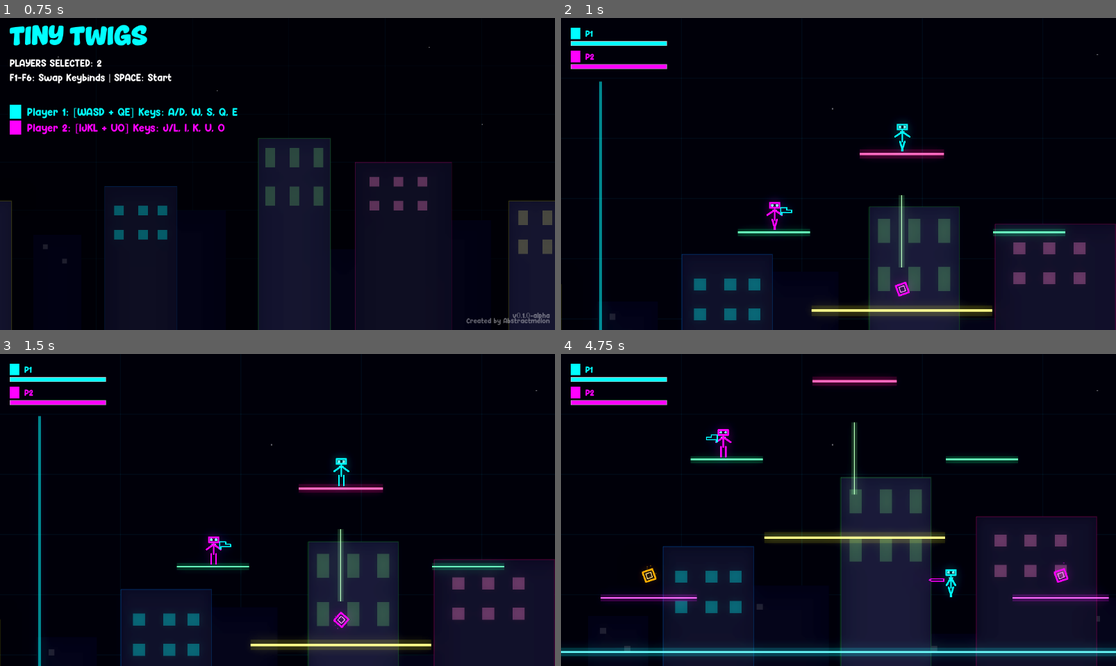
Above: before the commit, frames 1-4 (two rows, left to right).
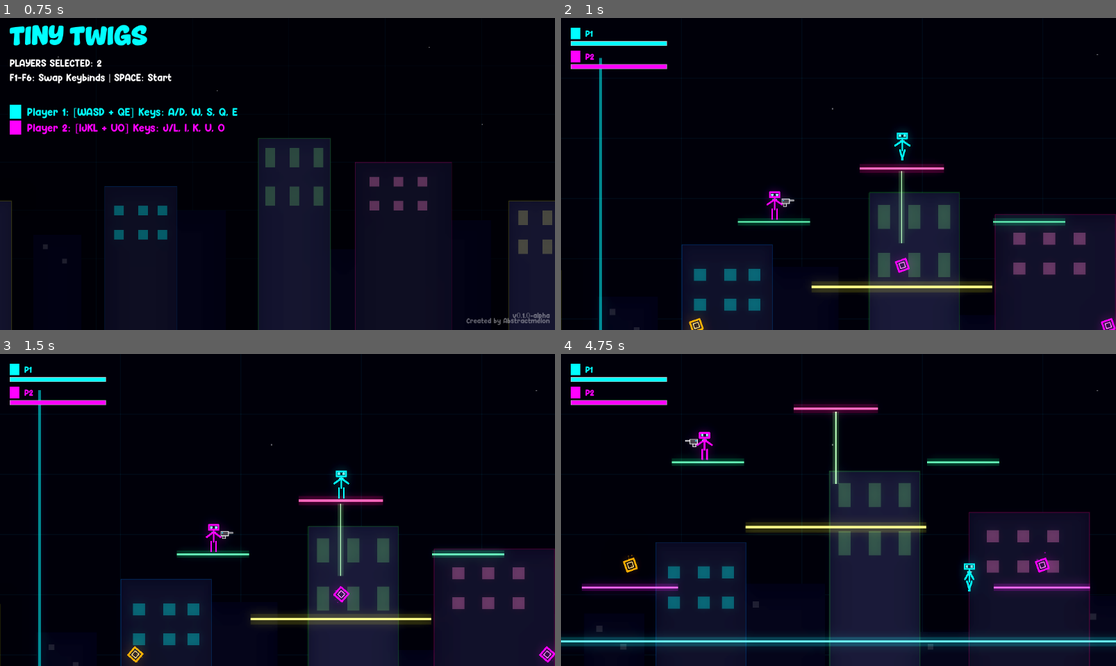
Above: after the commit, the same moments.

Repository: AbstractMelon/tiny-twigs
Game: Godot game, scene res://scenes/menu/menu.tscn
The game is run twice, just before and just after one commit, with the same random seed, the same clock (stepped at 60 frames per second) and the same inputs.
Inputs:
- Up to frame 1 (0.75 s): tap Enter at 0.5 s; hold D from 0.53 s (still down); tap 2 at 0.6 s
- Up to frame 2 (1 s): keep holding D; tap Space at 0.77 s
- Up to frame 3 (1.5 s): keep holding D; tap 6 at 1.35 s
- Up to frame 4 (4.75 s): tap Space at 1.52, 3.02, 3.77, 4.52 s; release D at 2.03 s; hold A 2.03-2.78 s; tap 0 at 2.1 s; hold D 2.78-4.28 s; tap Q at 2.85 s; tap E at 3.6 s; hold A from 4.28 s (still down); tap J at 4.35 s

Frame 1 is identical in both runs. In frame 2, 9.4% of the frame differs, in the area x 0-100%, y 12-100%; in frame 3, 9.7%; in frame 4, 20%, in the area x 0-100%, y 7-100%.

Commit message:
Remake weapons as SVG's, fix flamethrowers, and add Projectile Knockback and Projectile Lifetime

Diff:
--- /dev/null
+++ b/assets/burst_rifle.svg
@@ -0,0 +1,8 @@
+<svg width="70" height="30" viewBox="0 0 70 30" xmlns="http://www.w3.org/2000/svg">
+  <!-- Burst Rifle Design -->
+  <path d="M5 8h45v14h-45z" fill="#333" stroke="white" stroke-width="2"/>
+  <path d="M12 22h10v10h-10z" fill="#222" stroke="white" stroke-width="2"/>
+  <rect x="50" y="10" width="15" height="4" fill="#555" stroke="white" stroke-width="1.5"/>
+  <rect x="50" y="15" width="15" height="4" fill="#555" stroke="white" stroke-width="1.5"/>
+  <path d="M25 8h10v14h-10z" fill="#444" stroke="white" stroke-width="1"/>
+</svg>
--- /dev/null
+++ b/assets/flamethrower.svg
@@ -0,0 +1,8 @@
+<svg width="70" height="40" viewBox="0 0 70 40" xmlns="http://www.w3.org/2000/svg">
+  <!-- Flamethrower Design -->
+  <path d="M10 10h40v12h-40z" fill="#555" stroke="white" stroke-width="2"/>
+  <path d="M15 22h12v15h-12z" fill="#333" stroke="white" stroke-width="2"/>
+  <circle cx="35" cy="30" r="10" fill="#222" stroke="white" stroke-width="2"/>
+  <rect x="50" y="12" width="15" height="8" fill="#444" stroke="white" stroke-width="1.5"/>
+  <path d="M35 25l5 5h-10z" fill="orange"/>
+</svg>
--- /dev/null
+++ b/assets/laser.svg
@@ -0,0 +1,7 @@
+<svg width="70" height="30" viewBox="0 0 70 30" xmlns="http://www.w3.org/2000/svg">
+  <!-- Laser Design -->
+  <path d="M5 10h40v10h-40z" fill="#222" stroke="white" stroke-width="2"/>
+  <path d="M10 20h10v8h-10z" fill="#111" stroke="white" stroke-width="2"/>
+  <rect x="45" y="12" width="20" height="6" rx="3" fill="#333" stroke="magenta" stroke-width="2"/>
+  <path d="M25 10v10" stroke="magenta" stroke-width="3" opacity="0.6"/>
+</svg>
--- /dev/null
+++ b/assets/pistol.svg
@@ -0,0 +1,7 @@
+<svg width="60" height="30" viewBox="0 0 60 30" xmlns="http://www.w3.org/2000/svg">
+  <!-- Pistol Design -->
+  <path d="M10 5h25v15h-25z" fill="#333" stroke="white" stroke-width="2"/>
+  <path d="M15 20h10v10h-10z" fill="#222" stroke="white" stroke-width="2"/>
+  <rect x="35" y="8" width="15" height="4" fill="#555" stroke="white" stroke-width="1"/>
+  <circle cx="15" cy="10" r="2" fill="cyan"/>
+</svg>
--- /dev/null
+++ b/assets/railgun.svg
@@ -0,0 +1,8 @@
+<svg width="90" height="30" viewBox="0 0 90 30" xmlns="http://www.w3.org/2000/svg">
+  <!-- Railgun Design -->
+  <path d="M5 12h70v6h-70z" fill="#111" stroke="white" stroke-width="2"/>
+  <path d="M10 18h12v10l-5 5h-7z" fill="#222" stroke="white" stroke-width="2"/>
+  <rect x="20" y="5" width="40" height="4" fill="#444" stroke="white" stroke-width="1"/>
+  <rect x="25" y="10" width="30" height="10" fill="#333" stroke="cyan" stroke-width="1" opacity="0.4"/>
+  <path d="M75 10l10 5l-10 5z" fill="#444" stroke="white" stroke-width="1.5"/>
+</svg>
--- /dev/null
+++ b/assets/rocket_launcher.svg
@@ -0,0 +1,8 @@
+<svg width="80" height="40" viewBox="0 0 80 40" xmlns="http://www.w3.org/2000/svg">
+  <!-- Rocket Launcher Design -->
+  <path d="M10 10h50v20h-50z" fill="#444" stroke="white" stroke-width="2"/>
+  <path d="M15 30h15v8h-15z" fill="#222" stroke="white" stroke-width="2"/>
+  <circle cx="60" cy="20" r="10" fill="#333" stroke="white" stroke-width="2"/>
+  <path d="M60 10l15 10l-15 10z" fill="#555" stroke="white" stroke-width="2"/>
+  <rect x="25" y="15" width="20" height="10" fill="red" opacity="0.3"/>
+</svg>
--- /dev/null
+++ b/assets/shotgun.svg
@@ -0,0 +1,7 @@
+<svg width="80" height="30" viewBox="0 0 80 30" xmlns="http://www.w3.org/2000/svg">
+  <!-- Shotgun Design -->
+  <path d="M5 10h50v10h-50z" fill="#444" stroke="white" stroke-width="2"/>
+  <path d="M10 20h15l-5 10h-15z" fill="#222" stroke="white" stroke-width="2"/>
+  <rect x="55" y="11" width="20" height="8" rx="2" fill="#333" stroke="white" stroke-width="1.5"/>
+  <rect x="25" y="12" width="10" height="6" fill="#666"/>
+</svg>
--- a/entities/weapons/scripts/burst_rifle.gd
+++ b/entities/weapons/scripts/burst_rifle.gd
@@ -37,3 +37,5 @@
 	projectile.initialize(from_position + spawn_offset, spread_direction, projectile_speed, owner_player)
 	projectile.projectile_color = weapon_color
 	projectile.damage = damage
+	projectile.lifetime = projectile_lifetime
+	projectile.knockback_force = projectile_knockback
--- a/entities/weapons/scripts/flamethrower.gd
+++ b/entities/weapons/scripts/flamethrower.gd
@@ -20,5 +20,13 @@
 		flame.initialize(from_position + spawn_offset, flame_direction, projectile_speed, owner_player)
 		flame.projectile_color = weapon_color
 		flame.damage = damage
-		flame.lifetime = 0.4  # Short-lived flames
+		flame.lifetime = projectile_lifetime
+		flame.knockback_force = projectile_knockback
 		flame.scale = Vector2(0.7, 0.7)
+
+		# Visual flare for flames: Grow and fade
+		var tween = flame.create_tween()
+		tween.set_parallel(true)
+		tween.tween_property(flame, "scale", Vector2(2.5, 2.5), projectile_lifetime)
+		tween.tween_property(flame, "modulate:a", 0.0, projectile_lifetime)
+		tween.finished.connect(flame.queue_free)
--- a/entities/weapons/scripts/laser.gd
+++ b/entities/weapons/scripts/laser.gd
@@ -10,4 +10,5 @@
 	projectile.initialize(from_position + spawn_offset, direction, projectile_speed, owner_player)
 	projectile.projectile_color = weapon_color
 	projectile.damage = damage
-	projectile.lifetime = 1.5  # Shorter lifetime for laser
+	projectile.knockback_force = projectile_knockback
+	projectile.lifetime = projectile_lifetime
--- a/entities/weapons/scripts/pistol.gd
+++ b/entities/weapons/scripts/pistol.gd
@@ -9,3 +9,5 @@
 	var spawn_offset = direction * 20  # Spawn in front of player
 	projectile.initialize(from_position + spawn_offset, direction, projectile_speed, owner_player)
 	projectile.projectile_color = weapon_color
+	projectile.lifetime = projectile_lifetime
+	projectile.knockback_force = projectile_knockback
--- a/entities/weapons/scripts/railgun.gd
+++ b/entities/weapons/scripts/railgun.gd
@@ -12,6 +12,8 @@
 	rail_shot.initialize(from_position + spawn_offset, direction, projectile_speed, owner_player)
 	rail_shot.projectile_color = weapon_color
 	rail_shot.damage = damage
+	rail_shot.lifetime = projectile_lifetime
+	rail_shot.knockback_force = projectile_knockback
 
 	# Make it thinner and longer
 	rail_shot.scale = Vector2(4, 0.5)
--- a/entities/weapons/scripts/rocket_launcher.gd
+++ b/entities/weapons/scripts/rocket_launcher.gd
@@ -10,7 +10,8 @@
 	rocket.initialize(from_position + spawn_offset, direction, projectile_speed, owner_player)
 	rocket.projectile_color = weapon_color
 	rocket.damage = damage
-	rocket.knockback_force = 1000.0  # Much stronger knockback
+	rocket.lifetime = projectile_lifetime
+	rocket.knockback_force = projectile_knockback
 
 	# Make rocket larger
 	rocket.scale = Vector2(2, 2)
--- a/entities/weapons/scripts/shotgun.gd
+++ b/entities/weapons/scripts/shotgun.gd
@@ -19,3 +19,5 @@
 		projectile.initialize(from_position + spawn_offset, pellet_direction, projectile_speed, owner_player)
 		projectile.projectile_color = weapon_color
 		projectile.damage = damage
+		projectile.lifetime = projectile_lifetime
+		projectile.knockback_force = projectile_knockback
--- a/entities/weapons/weapon.gd
+++ b/entities/weapons/weapon.gd
@@ -9,6 +9,8 @@
 @export var recoil_force: float = 100.0
 @export var ammo: int = -1  # -1 for unlimited
 @export var projectile_speed: float = 800.0
+@export var projectile_lifetime: float = 2.0
+@export var projectile_knockback: float = 300.0
 
 # State
 var owner_player: Player = null
@@ -18,6 +20,7 @@
 @export var projectile_scene: PackedScene
 
 @onready var shape: Line2D = $Visuals/Shape
+@onready var sprite: Sprite2D = $Visuals/Sprite
 @onready var glow: PointLight2D = $Visuals/Glow
 
 func _ready():
@@ -26,6 +29,10 @@
 		shape.default_color = weapon_color
 	if glow:
 		glow.color = weapon_color
+
+	# Apply color to sprite if it's modular
+	if sprite and sprite.texture:
+		sprite.modulate = Color(1.2, 1.2, 1.2) # Slight brightness boost
 
 func _setup_visual():
 	# Override in specific weapon classes
--- a/entities/weapons/weapon.tscn
+++ b/entities/weapons/weapon.tscn
@@ -7,7 +7,11 @@
 
 [node name="Visuals" type="Node2D" parent="."]
 
+[node name="Sprite" type="Sprite2D" parent="Visuals"]
+scale = Vector2(0.5, 0.5)
+
 [node name="Shape" type="Line2D" parent="Visuals"]
+visible = false
 width = 2.5
 joint_mode = 2
 begin_cap_mode = 2
--- a/entities/weapons/weapon_scenes/burst_rifle.tscn
+++ b/entities/weapons/weapon_scenes/burst_rifle.tscn
@@ -1,23 +1,29 @@
-[gd_scene load_steps=4 format=3 uid="uid://c30xdrywrs0kn"]
+[gd_scene load_steps=5 format=3 uid="uid://c30xdrywrs0kn"]
 
 [ext_resource type="PackedScene" path="res://entities/weapons/weapon.tscn" id="1_base"]
 [ext_resource type="Script" uid="uid://c2i22mjyjy1bt" path="res://entities/weapons/scripts/burst_rifle.gd" id="2_script"]
-[ext_resource type="PackedScene" path="res://entities/projectiles/projectile.tscn" id="3_projectile"]
+[ext_resource type="PackedScene" uid="uid://b11035icliyy" path="res://entities/projectiles/projectile.tscn" id="3_projectile"]
+[ext_resource type="Texture2D" uid="uid://dyvh27h6lx7ni" path="res://assets/burst_rifle.svg" id="4_tex"]
 
 [node name="BurstRifle" instance=ExtResource("1_base")]
 script = ExtResource("2_script")
 weapon_name = "Burst Rifle"
-weapon_color = Color(1, 1, 0, 1)
 damage = 12
 fire_rate = 0.5
 recoil_force = 80.0
-ammo = 90
+ammo = 30
 projectile_speed = 1000.0
+projectile_lifetime = 1.0
+projectile_knockback = 40.0
 projectile_scene = ExtResource("3_projectile")
 
-[node name="Shape" parent="Visuals" index="0"]
+[node name="Sprite" parent="Visuals" index="0"]
+position = Vector2(10, 0)
+texture = ExtResource("4_tex")
+
+[node name="Shape" parent="Visuals" index="1"]
 points = PackedVector2Array(0, 0, 26, 0, 26, -4, 22, -4, 22, -2, 8, -2, 8, -6, -2, -6, -2, 4, 0, 4, 0, 0)
 width = 2.0
 
-[node name="Glow" parent="Visuals" index="1"]
+[node name="Glow" parent="Visuals" index="2"]
 energy = 1.3
--- a/entities/weapons/weapon_scenes/flamethrower.tscn
+++ b/entities/weapons/weapon_scenes/flamethrower.tscn
@@ -1,28 +1,36 @@
-[gd_scene load_steps=4 format=3 uid="uid://bcdp5rnxlvad5"]
+[gd_scene load_steps=5 format=3 uid="uid://bcdp5rnxlvad5"]
 
 [ext_resource type="PackedScene" path="res://entities/weapons/weapon.tscn" id="1_base"]
 [ext_resource type="Script" uid="uid://c2cbhagmr0ssa" path="res://entities/weapons/scripts/flamethrower.gd" id="2_script"]
 [ext_resource type="PackedScene" uid="uid://b11035icliyy" path="res://entities/projectiles/projectile.tscn" id="3_projectile"]
+[ext_resource type="Texture2D" uid="uid://b26pta85fyy1u" path="res://assets/flamethrower.svg" id="4_tex"]
 
 [node name="Flamethrower" instance=ExtResource("1_base")]
 script = ExtResource("2_script")
 weapon_name = "Flame Thrower"
 weapon_color = Color(1, 0.270588, 0, 1)
-damage = 3
+damage = 1
 fire_rate = 0.05
 recoil_force = 10.0
 ammo = 50
 projectile_speed = 400.0
+projectile_lifetime = 0.4
+projectile_knockback = 5.0
 projectile_scene = ExtResource("3_projectile")
 
-[node name="Shape" parent="Visuals" index="0"]
+[node name="Sprite" parent="Visuals" index="0"]
+position = Vector2(10, 0)
+texture = ExtResource("4_tex")
+
+[node name="Shape" parent="Visuals" index="1"]
 points = PackedVector2Array(0, -4, 18, -8, 22, -4, 22, 4, 18, 8, 0, 4, 0, -4)
 
-[node name="Tank" type="Line2D" parent="Visuals" index="1"]
+[node name="Tank" type="Line2D" parent="Visuals" index="2"]
+visible = false
 points = PackedVector2Array(-4, -6, 4, -6, 4, 6, -4, 6, -4, -6)
 width = 2.0
 default_color = Color(1, 0.270588, 0, 1)
 
-[node name="Glow" parent="Visuals" index="2"]
+[node name="Glow" parent="Visuals" index="3"]
 energy = 1.6
 texture_scale = 0.8
--- a/entities/weapons/weapon_scenes/laser.tscn
+++ b/entities/weapons/weapon_scenes/laser.tscn
@@ -1,8 +1,9 @@
-[gd_scene load_steps=4 format=3 uid="uid://34gl2wsqj274"]
+[gd_scene load_steps=5 format=3 uid="uid://34gl2wsqj274"]
 
 [ext_resource type="PackedScene" path="res://entities/weapons/weapon.tscn" id="1_base"]
 [ext_resource type="Script" uid="uid://sa18nltjehss" path="res://entities/weapons/scripts/laser.gd" id="2_script"]
 [ext_resource type="PackedScene" uid="uid://b11035icliyy" path="res://entities/projectiles/projectile.tscn" id="3_projectile"]
+[ext_resource type="Texture2D" path="res://assets/laser.svg" id="4_tex"]
 
 [node name="Laser" instance=ExtResource("1_base")]
 script = ExtResource("2_script")
@@ -13,12 +14,18 @@
 recoil_force = 50.0
 ammo = 75
 projectile_speed = 1200.0
+projectile_lifetime = 1.0
+projectile_knockback = 10.0
 projectile_scene = ExtResource("3_projectile")
 
-[node name="Shape" parent="Visuals" index="0"]
+[node name="Sprite" parent="Visuals" index="0"]
+texture = ExtResource("4_tex")
+position = Vector2(10, 0)
+
+[node name="Shape" parent="Visuals" index="1"]
 points = PackedVector2Array(0, -2, 20, -2, 24, 0, 20, 2, 0, 2, 0, -2)
 width = 2.0
 
-[node name="Glow" parent="Visuals" index="1"]
+[node name="Glow" parent="Visuals" index="2"]
 energy = 2.0
 texture_scale = 0.7
--- a/entities/weapons/weapon_scenes/pistol.tscn
+++ b/entities/weapons/weapon_scenes/pistol.tscn
@@ -1,23 +1,30 @@
-[gd_scene load_steps=4 format=3]
+[gd_scene load_steps=5 format=3 uid="uid://cgq3psdgrdwuw"]
+
 [ext_resource type="PackedScene" path="res://entities/weapons/weapon.tscn" id="1_base"]
-[ext_resource type="Script" path="res://entities/weapons/scripts/pistol.gd" id="2_script"]
-[ext_resource type="PackedScene" path="res://entities/projectiles/projectile.tscn" id="3_projectile"]
+[ext_resource type="Script" uid="uid://5pjhxaeflgal" path="res://entities/weapons/scripts/pistol.gd" id="2_script"]
+[ext_resource type="PackedScene" uid="uid://b11035icliyy" path="res://entities/projectiles/projectile.tscn" id="3_projectile"]
+[ext_resource type="Texture2D" uid="uid://ba8ayq1njd1mr" path="res://assets/pistol.svg" id="4_tex"]
 
 [node name="Pistol" instance=ExtResource("1_base")]
 script = ExtResource("2_script")
 weapon_name = "Neon Pistol"
 weapon_color = Color(0, 1, 1, 1)
 damage = 15
-fire_rate = 0.3
 recoil_force = 150.0
-ammo = -1
+ammo = 15
 projectile_speed = 900.0
+projectile_lifetime = 1.0
+projectile_knockback = 50.0
 projectile_scene = ExtResource("3_projectile")
 
-[node name="Shape" parent="Visuals" index="0"]
+[node name="Sprite" parent="Visuals" index="0"]
+position = Vector2(10, 0)
+texture = ExtResource("4_tex")
+
+[node name="Shape" parent="Visuals" index="1"]
 points = PackedVector2Array(0, 0, 16, 0, 16, -4, 8, -4, 8, -8, -2, -8, -2, 4, 0, 4, 0, 0)
 width = 2.0
 
-[node name="Glow" parent="Visuals" index="1"]
+[node name="Glow" parent="Visuals" index="2"]
 energy = 1.0
 texture_scale = 0.5
--- a/entities/weapons/weapon_scenes/railgun.tscn
+++ b/entities/weapons/weapon_scenes/railgun.tscn
@@ -1,7 +1,8 @@
-[gd_scene load_steps=4 format=3]
+[gd_scene load_steps=5 format=3]
 [ext_resource type="PackedScene" path="res://entities/weapons/weapon.tscn" id="1_base"]
 [ext_resource type="Script" path="res://entities/weapons/scripts/railgun.gd" id="2_script"]
 [ext_resource type="PackedScene" path="res://entities/projectiles/projectile.tscn" id="3_projectile"]
+[ext_resource type="Texture2D" path="res://assets/railgun.svg" id="4_tex"]
 
 [node name="RailGun" instance=ExtResource("1_base")]
 script = ExtResource("2_script")
@@ -12,17 +13,24 @@
 recoil_force = 300.0
 ammo = 8
 projectile_speed = 1500.0
+projectile_lifetime = 1.0
+projectile_knockback = 400.0
 projectile_scene = ExtResource("3_projectile")
 
-[node name="Shape" parent="Visuals" index="0"]
+[node name="Sprite" parent="Visuals" index="0"]
+texture = ExtResource("4_tex")
+position = Vector2(10, 2)
+
+[node name="Shape" parent="Visuals" index="1"]
 points = PackedVector2Array(0, 0, 30, 0, 26, -3, 26, 3, 30, 0)
 width = 2.0
 
-[node name="Capacitor" type="Line2D" parent="Visuals" index="1"]
+[node name="Capacitor" type="Line2D" parent="Visuals" index="2"]
+visible = false
 points = PackedVector2Array(5, -6, 5, 6, 10, 6, 10, -6, 5, -6)
 width = 1.5
 default_color = Color(0, 1, 0.498039, 1)
 
-[node name="Glow" parent="Visuals" index="2"]
+[node name="Glow" parent="Visuals" index="3"]
 energy = 2.5
 texture_scale = 1.0
--- a/entities/weapons/weapon_scenes/rocket_launcher.tscn
+++ b/entities/weapons/weapon_scenes/rocket_launcher.tscn
@@ -1,7 +1,8 @@
-[gd_scene load_steps=4 format=3]
+[gd_scene load_steps=5 format=3]
 [ext_resource type="PackedScene" path="res://entities/weapons/weapon.tscn" id="1_base"]
 [ext_resource type="Script" path="res://entities/weapons/scripts/rocket_launcher.gd" id="2_script"]
 [ext_resource type="PackedScene" path="res://entities/projectiles/projectile.tscn" id="3_projectile"]
+[ext_resource type="Texture2D" path="res://assets/rocket_launcher.svg" id="4_tex"]
 
 [node name="RocketLauncher" instance=ExtResource("1_base")]
 script = ExtResource("2_script")
@@ -12,12 +13,18 @@
 recoil_force = 600.0
 ammo = 6
 projectile_speed = 400.0
+projectile_lifetime = 1.5
+projectile_knockback = 1000.0
 projectile_scene = ExtResource("3_projectile")
 
-[node name="Shape" parent="Visuals" index="0"]
+[node name="Sprite" parent="Visuals" index="0"]
+texture = ExtResource("4_tex")
+position = Vector2(10, 0)
+
+[node name="Shape" parent="Visuals" index="1"]
 points = PackedVector2Array(0, -6, 28, -6, 28, 6, 0, 6, 0, 10, -4, 10, -4, -10, 0, -10, 0, -6)
 width = 3.0
 
-[node name="Glow" parent="Visuals" index="1"]
+[node name="Glow" parent="Visuals" index="2"]
 energy = 1.5
-texture_scale = 0.8
+texture_scale = 1.2
--- a/entities/weapons/weapon_scenes/shotgun.tscn
+++ b/entities/weapons/weapon_scenes/shotgun.tscn
@@ -1,7 +1,8 @@
-[gd_scene load_steps=4 format=3]
+[gd_scene load_steps=5 format=3]
 [ext_resource type="PackedScene" path="res://entities/weapons/weapon.tscn" id="1_base"]
 [ext_resource type="Script" path="res://entities/weapons/scripts/shotgun.gd" id="2_script"]
 [ext_resource type="PackedScene" path="res://entities/projectiles/projectile.tscn" id="3_projectile"]
+[ext_resource type="Texture2D" path="res://assets/shotgun.svg" id="4_tex"]
 
 [node name="Shotgun" instance=ExtResource("1_base")]
 script = ExtResource("2_script")
@@ -12,9 +13,15 @@
 recoil_force = 400.0
 ammo = 12
 projectile_speed = 700.0
+projectile_lifetime = 0.6
+projectile_knockback = 150.0
 projectile_scene = ExtResource("3_projectile")
 
-[node name="Shape" parent="Visuals" index="0"]
+[node name="Sprite" parent="Visuals" index="0"]
+texture = ExtResource("4_tex")
+position = Vector2(10, 0)
+
+[node name="Shape" parent="Visuals" index="1"]
 points = PackedVector2Array(0, 0, 24, 0, 24, -6, 8, -6, 8, -8, -2, -8, -2, 6, 0, 6, 0, 0)
 width = 2.5
 
--- a/scenes/main/main.tscn
+++ b/scenes/main/main.tscn
@@ -172,7 +172,7 @@
 default_color = Color(0.7, 1, 0.7, 1)
 
 [node name="Platform4" type="StaticBody2D" parent="Arena"]
-position = Vector2(300, 250)
+position = Vector2(300, 272)
 
 [node name="PlatformShape" type="CollisionShape2D" parent="Arena/Platform4"]
 shape = SubResource("RectangleShape2D_platform4")
@@ -189,7 +189,7 @@
 default_color = Color(0.4, 1, 0.7, 1)
 
 [node name="Platform5" type="StaticBody2D" parent="Arena"]
-position = Vector2(724, 250)
+position = Vector2(724, 272)
 
 [node name="PlatformShape" type="CollisionShape2D" parent="Arena/Platform5"]
 shape = SubResource("RectangleShape2D_platform5")
@@ -206,7 +206,7 @@
 default_color = Color(0.4, 1, 0.7, 1)
 
 [node name="PlatformTop" type="StaticBody2D" parent="Arena"]
-position = Vector2(512, 120)
+position = Vector2(512, 183)
 
 [node name="PlatformShape" type="CollisionShape2D" parent="Arena/PlatformTop"]
 shape = SubResource("RectangleShape2D_platform8")
@@ -256,16 +256,16 @@
 position = Vector2(924, 520)
 
 [node name="Spawn3" type="Marker2D" parent="Arena/SpawnPoints"]
-position = Vector2(300, 200)
+position = Vector2(300, 227)
 
 [node name="Spawn4" type="Marker2D" parent="Arena/SpawnPoints"]
-position = Vector2(724, 200)
+position = Vector2(724, 227)
 
 [node name="Spawn5" type="Marker2D" parent="Arena/SpawnPoints"]
 position = Vector2(512, 330)
 
 [node name="Spawn6" type="Marker2D" parent="Arena/SpawnPoints"]
-position = Vector2(512, 70)
+position = Vector2(512, 124)
 
 [node name="WeaponSpawns" type="Node2D" parent="Arena"]
 
@@ -279,12 +279,12 @@
 position = Vector2(854, 440)
 
 [node name="WeaponSpawn4" type="Marker2D" parent="Arena/WeaponSpawns"]
-position = Vector2(300, 210)
+position = Vector2(300, 237)
 
 [node name="WeaponSpawn5" type="Marker2D" parent="Arena/WeaponSpawns"]
-position = Vector2(724, 210)
+position = Vector2(724, 237)
 
 [node name="WeaponSpawn6" type="Marker2D" parent="Arena/WeaponSpawns"]
-position = Vector2(512, 80)
+position = Vector2(512, 134)
 
 [node name="UI" parent="." instance=ExtResource("2_ui")]
Not shown, added: assets/burst_rifle.svg.import
Not shown, added: assets/flamethrower.svg.import
Not shown, added: assets/laser.svg.import
Not shown, added: assets/pistol.svg.import
Not shown, added: assets/railgun.svg.import
Not shown, added: assets/rocket_launcher.svg.import
Not shown, added: assets/shotgun.svg.import
